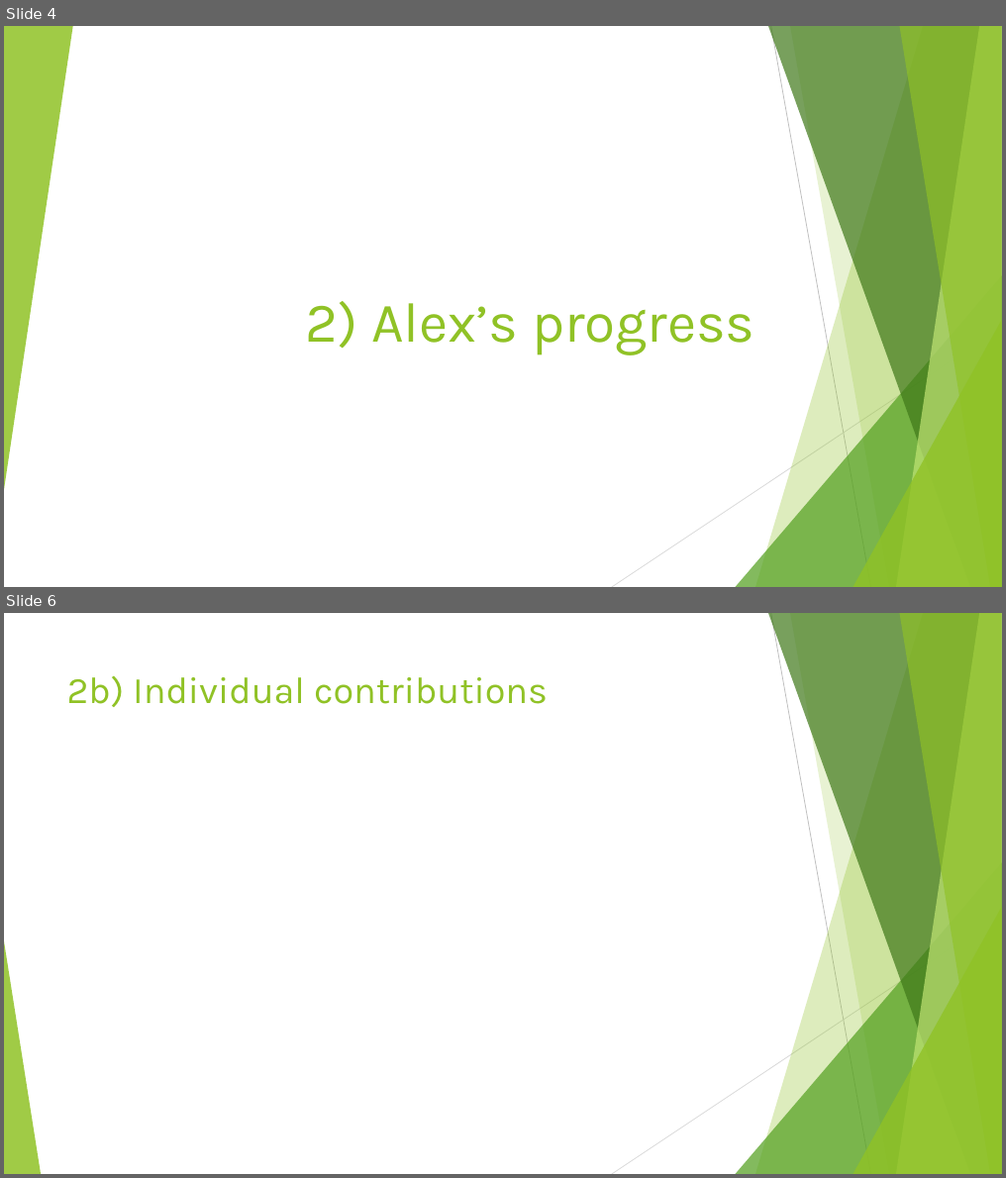
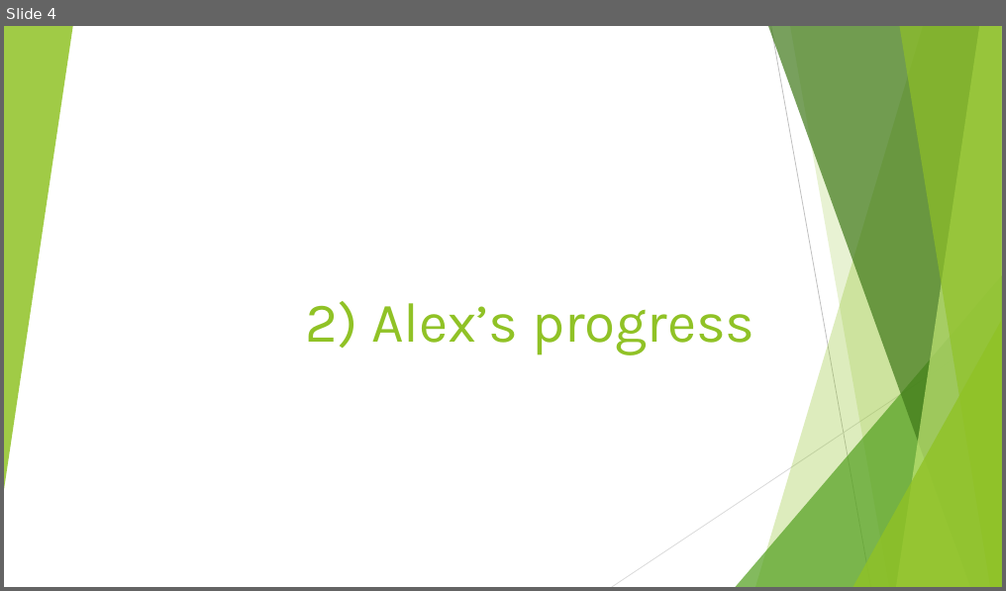
Before and after one commit to AlexDCraig/senior-capstone-project, a slide deck: progressreport.pptx. Shown one above the other, each under a label of ours: slides 4 and 6 before the commit, slide 4 after it; the slides between them are not shown. The pictures are 1006x1178 and 1006x591 pixels, drawn with LibreOffice and Linux fonts; fonts in the diff are those of the drawing. Boxes give left, top, right and bottom in pixels: in the first picture for what was removed or moved away, otherwise in the second. Text is boxed around its words. In the diff, an @@ line names an element or a change of style, - is before the commit and + after.

```diff
--- a/progressreport.pptx
+++ b/progressreport.pptx
@@ slide 6 removed at (x1=4, y1=613, x2=1002, y2=1174), background #FFFFFF; not listed: 9 template elements that a slide beside it also shows @@
@@ title removed at (x1=67, y1=676, x2=548, y2=707) @@
-2b) Individual contributions
@@ triangle removed at (x1=4, y1=942, x2=41, y2=1174) @@
```
Also in this commit, not shown: 2 slides changed, 2 slides added.
